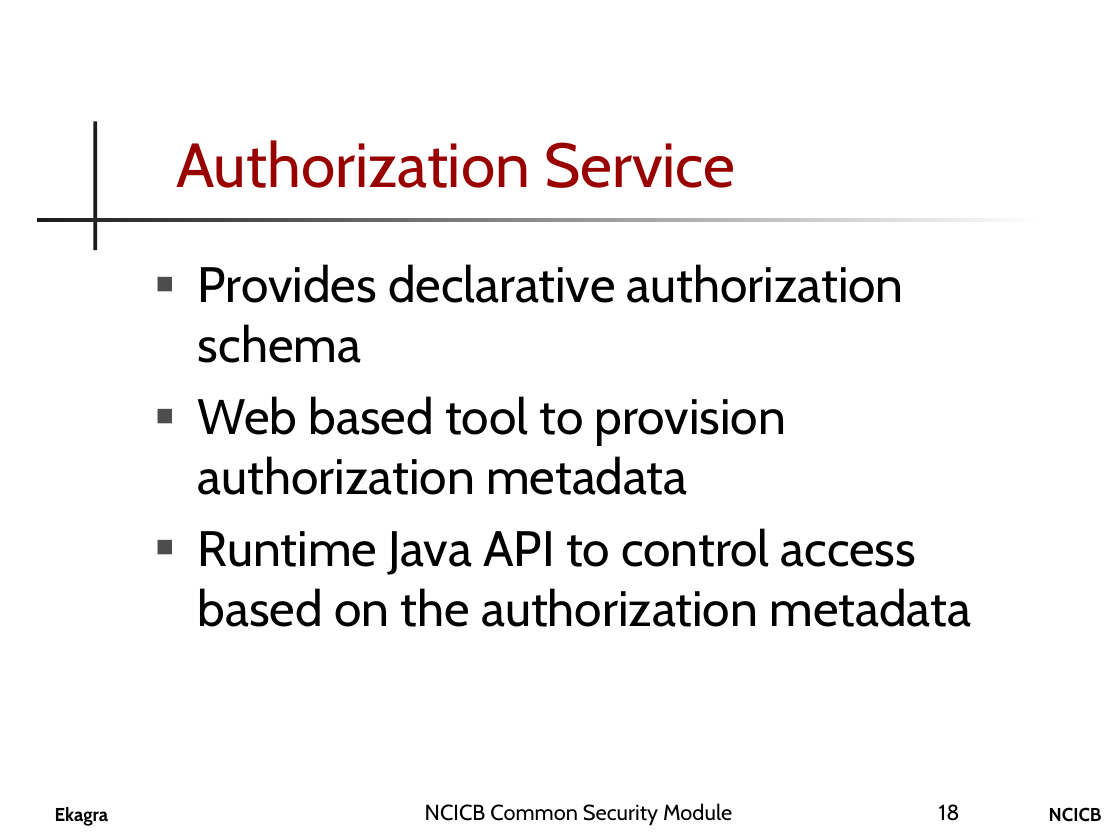
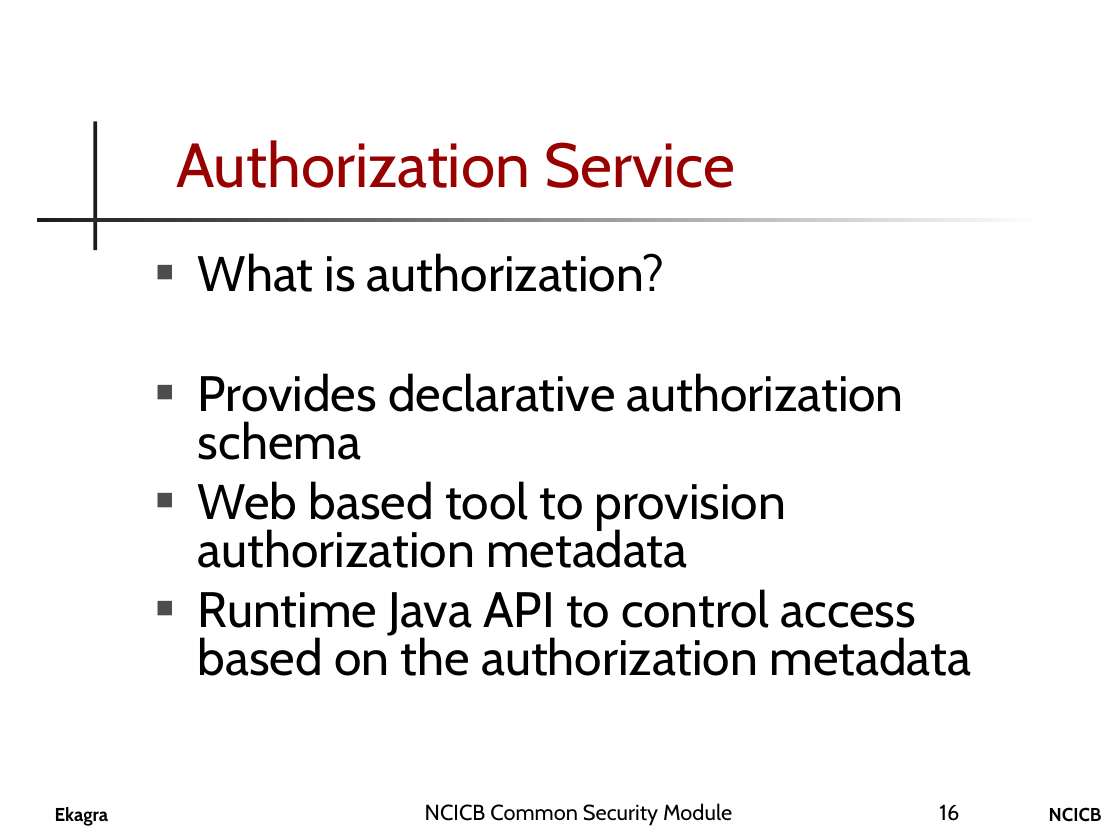
Before and after one commit to CBIIT/common-security-module-docs, a slide deck: slide 16 of CSM_Presentation.ppt (slide 18 before the commit). Drawn at 1120x840 pixels with LibreOffice and Linux fonts; fonts in the diff are those of the drawing; background and template pictures are left out. Boxes give left, top, right and bottom in pixels: in the first picture for what was removed or moved away, otherwise in the second. Text is boxed around its words. In the diff, an @@ line names an element or a change of style, - is before the commit and + after.

```diff
--- a/CSM_Presentation.ppt
+++ b/CSM_Presentation.ppt
@@ text at [198,253,664,292]: paragraph added @@
+■ What is authorization?
@@ text at [198,373,971,676]: line spacing 1 to 0.8 @@
@@ page number at [939,804,959,821]: text changed @@
-18
+16
```
Also in this commit, not shown: 15 other slides changed, 2 slides added.
